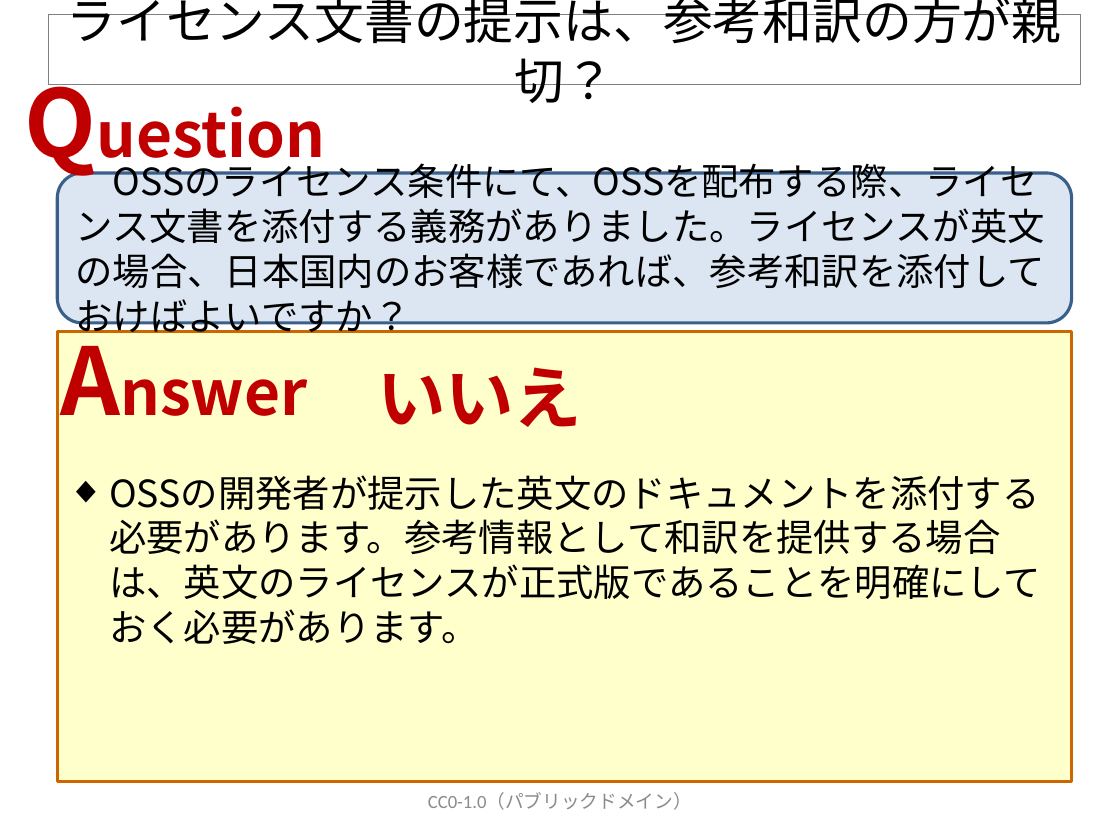
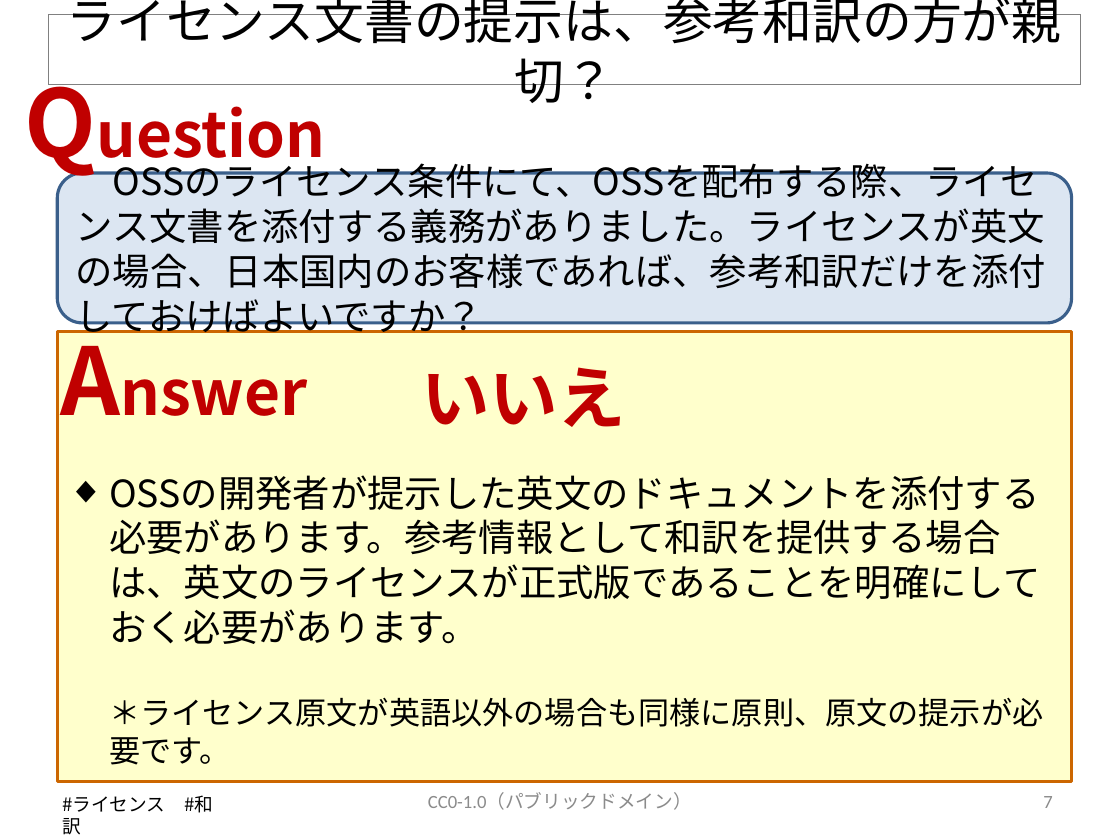
Before and after one commit to OpenChain-Project/OpenChain-JWG, a slide deck: slide 7 of Education_Material/FAQ/OSSライセンス関連でよくある誤解_CC0.pptx (slide 9 before the commit). Drawn at 1120x840 pixels with LibreOffice and Linux fonts; fonts in the diff are those of the drawing. Boxes give left, top, right and bottom in pixels: in the first picture for what was removed or moved away, otherwise in the second. Text is boxed around its words. In the diff, an @@ line names an element or a change of style, - is before the commit and + after.

```diff
--- a/Education_Material/FAQ/OSSライセンス関連でよくある誤解_CC0.pptx
+++ b/Education_Material/FAQ/OSSライセンス関連でよくある誤解_CC0.pptx
@@ text in rounded rectangle at (76, 157, 1046, 333): text changed @@
-OSSのライセンス条件にて、OSSを配布する際、ライセンス文書を添付する義務がありました。ライセンスが英文の場合、日本国内のお客様であれば、参考和訳を添付しておけばよいですか？
+OSSのライセンス条件にて、OSSを配布する際、ライセンス文書を添付する義務がありました。ライセンスが英文の場合、日本国内のお客様であれば、参考和訳だけを添付しておけばよいですか？
@@ text "いいえ": place and size @@
-text "いいえ" at (377, 367, 582, 427)
+text "いいえ" at (421, 367, 626, 427)
@@ text at (109, 519, 1043, 765): text changed @@
-◆ OSSの開発者が提示した英文のドキュメントを添付する必要があります。参考情報として和訳を提供する場合は、英文のライセンスが正式版であることを明確にしておく必要があります。
+◆ OSSの開発者が提示した英文のドキュメントを添付する必要があります。参考情報として和訳を提供する場合は、英文のライセンスが正式版であることを明確にしておく必要があります。
+  ＊ライセンス原文が英語以外の場合も同様に原則、原文の提示が必要です。
@@ text added at (62, 795, 213, 813), 12 pt, text #000000 @@
+#ライセンス #和訳
@@ page number added at (1043, 796, 1052, 808), 12 pt, text #8C8C8C @@
+7
```
Also in this commit, not shown: 17 other slides changed, 20 slides added, 2 slides removed.
